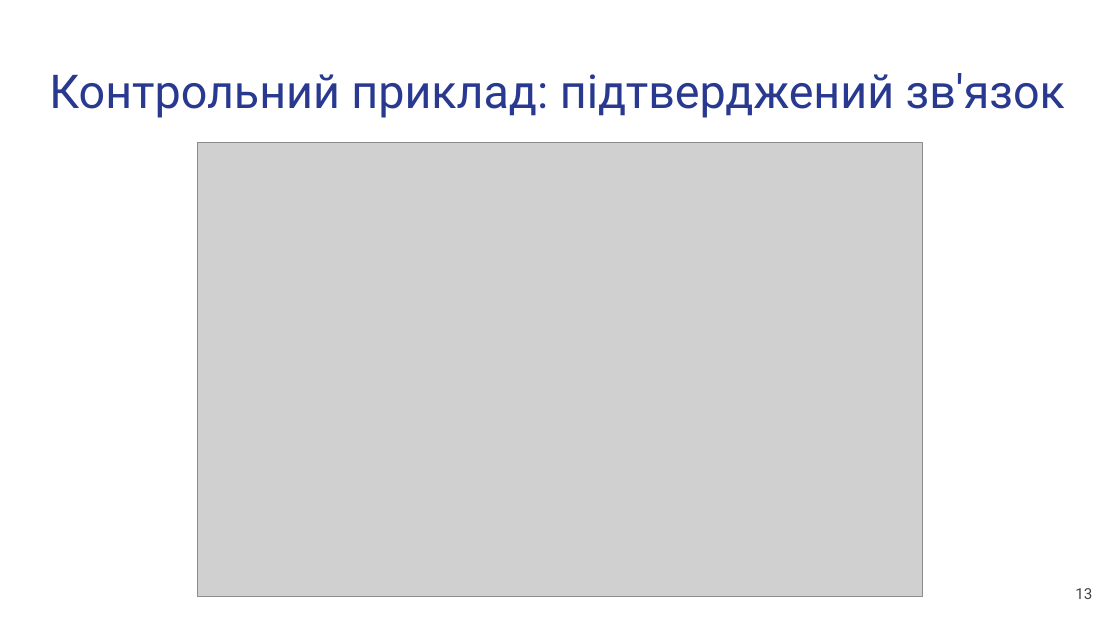
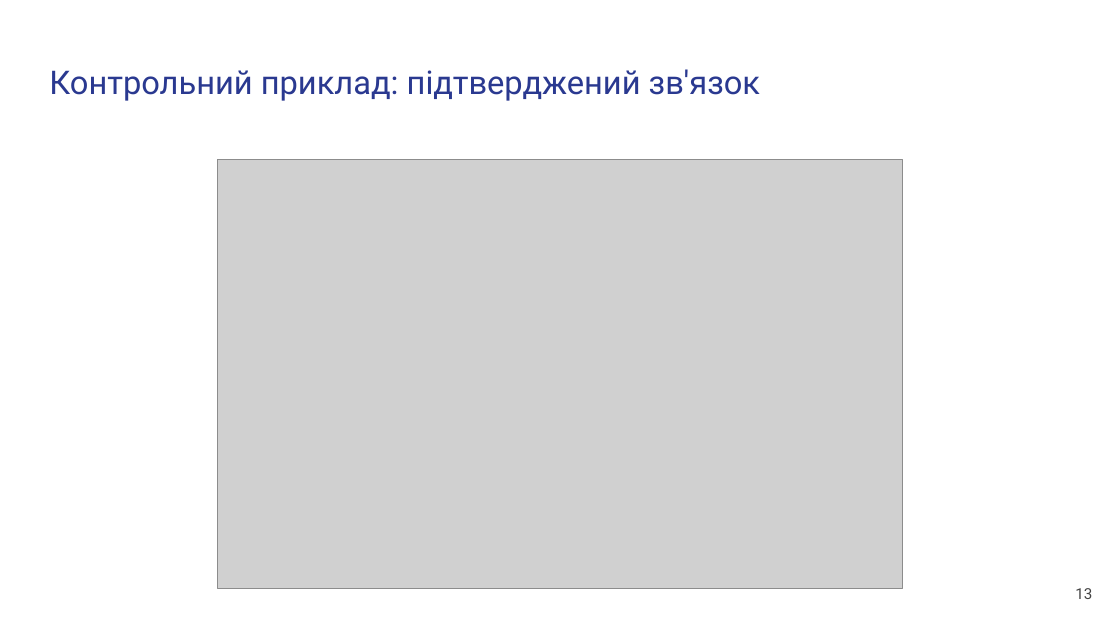
Before and after one commit to Ilyaberbx/diplomna_robota, a slide deck: slide 13 of thesis/presentation.pptx. Drawn at 1120x630 pixels with LibreOffice and Linux fonts; fonts in the diff are those of the drawing; grey boxes stand for pictures. Boxes give left, top, right and bottom in pixels: in the first picture for what was removed or moved away, otherwise in the second. Text is boxed around its words. In the diff, an @@ line names an element or a change of style, - is before the commit and + after.

```diff
--- a/thesis/presentation.pptx
+++ b/thesis/presentation.pptx
@@ title "Контрольний приклад: підтверджений зв'язок" at (x1=49, y1=69, x2=760, y2=101): size 40 to 28 pt @@
@@ picture resized from (x1=197, y1=143, x2=923, y2=597) to (x1=218, y1=160, x2=903, y2=588) @@
```
Also in this commit, not shown: 7 other slides changed, 2 other files.
